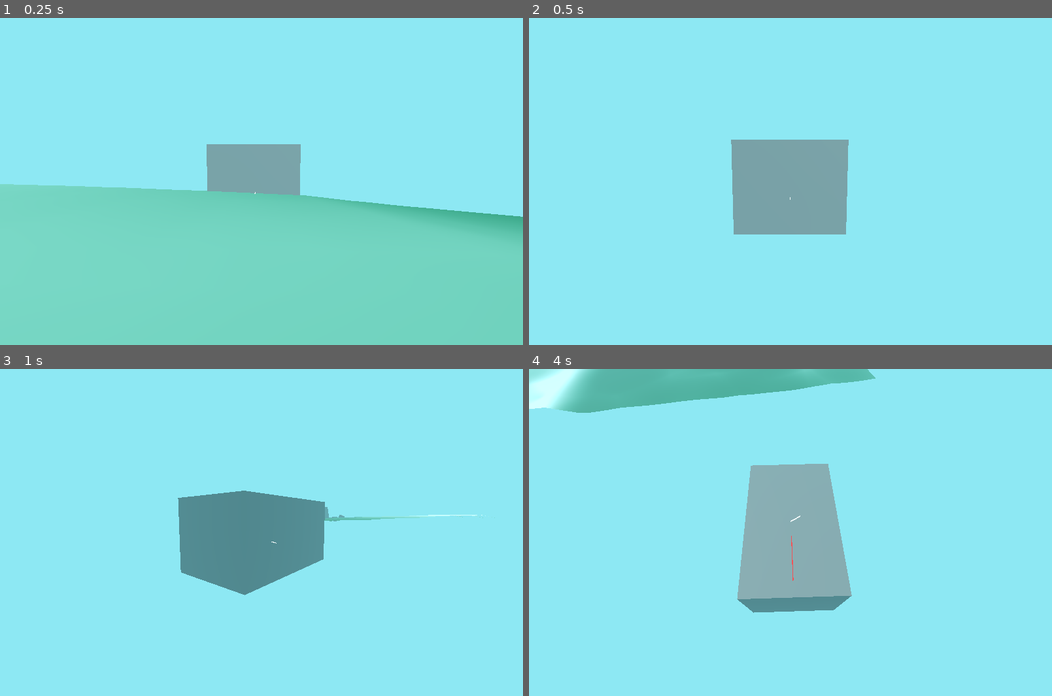
Above: before the commit, frames 1-4 (two rows, left to right).
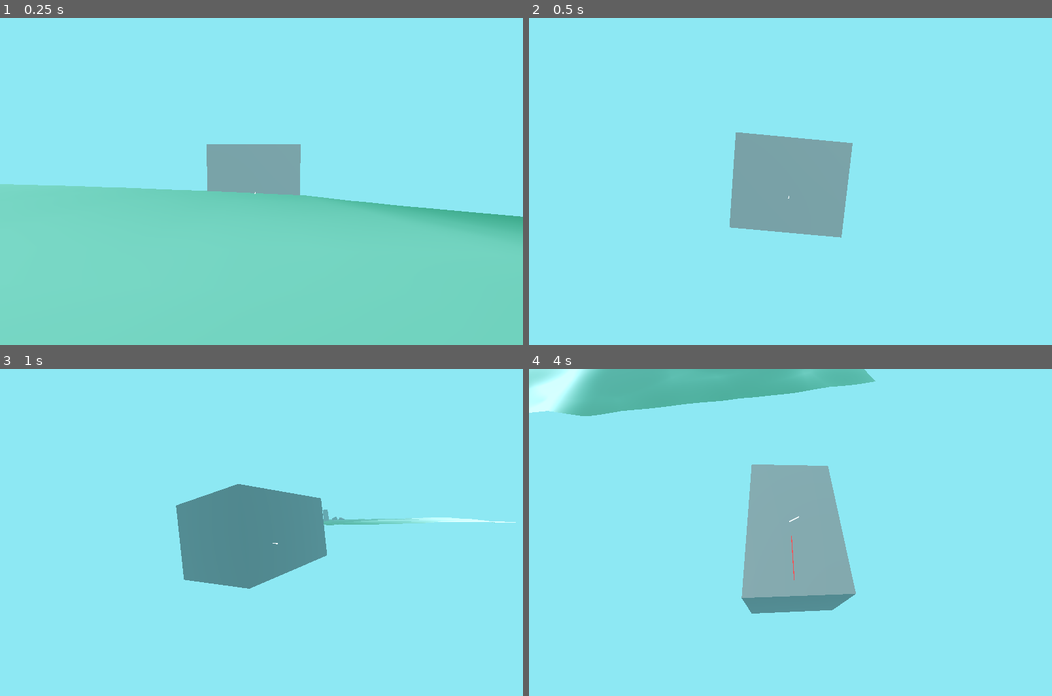
Above: after the commit, the same moments.

Repository: anthonyec/230904_godot_boat_game
Game: Godot game, scene res://main.tscn
Two runs of this game, one before a commit and one after it. Both use one fixed random seed, a clock stepped at 60 frames per second and the inputs below.
Inputs (mouse positions are in pixels of both pictures, inside the frame that each line leads up to):
- Up to frame 1 (0.25 s): no input
- Up to frame 2 (0.5 s): no input
- Up to frame 3 (1 s): move the mouse to (376, 516) at 0.52 s; hold Right (ui_right) from 0.53 s (still down)
- Up to frame 4 (4 s): move the mouse to (685, 548) at 1.27 s; release Right (ui_right) at 1.28 s; hold Left (ui_left) 1.28-2.03 s; move the mouse to (842, 460) at 2.02 s; hold Right (ui_right) 2.03-2.78 s; move the mouse to (764, 597) at 2.77 s; hold Up (ui_up) 2.78-3.53 s; move the mouse to (947, 581) at 3.52 s; hold Left (ui_left) from 3.53 s (still down)

Frame 1 is identical in both runs. In frame 2, 0.6% of the frame differs, in the area x 38-62%, y 35-68%; in frame 3, 1.3%; in frame 4, 1.5%, in the area x 0-67%, y 0-75%.

Commit message:
Yay sample ocean height

Diff:
--- a/buoyancy.gd
+++ b/buoyancy.gd
@@ -1,6 +1,7 @@
 class_name BuoyantBody
 extends RigidBody3D
 
+@export var enabled: bool = true
 @export var float_force: float = 5
 
 @onready var water: Ocean = get_node("/root/Main/Ocean") as Ocean
@@ -14,6 +15,10 @@
 var submerged_percent: float = 0
 var is_any_submerged: bool = false
 
+func _ready() -> void:
+	if not enabled:
+		freeze = true
+
 func get_probes() -> Array[Probe]:
 	var probes: Array[Probe] = []
 
@@ -23,6 +28,9 @@
 	return probes
 
 func _physics_process(delta: float) -> void:
+	if not enabled:
+		return
+
 	var probes = get_probes()
 	var submerged_count: int = 0
 
--- a/entities/ocean/ocean.gd
+++ b/entities/ocean/ocean.gd
@@ -2,10 +2,39 @@
 extends Node3D
 
 @onready var simulation: SubViewport = $Simulation
+@onready var plane: MeshInstance3D = $Plane
 
-func get_height(position: Vector3) -> float:
-#	var texture = simulation.get_texture()
-#	var image = texture.get_image() # TOO SLOW
+var plane_width: float = 50
+var plane_height: float = 50
 
-#	return image.get_pixel(10, 10).r
-	return 0
+var last_call_time: int = 0
+var image: Image
+var image_size: Vector2
+
+func _process(delta: float) -> void:
+	var now = Time.get_ticks_msec()
+	var difference = now - last_call_time
+
+	if difference > 250:
+		image = simulation.get_texture().get_image()
+		image_size = Vector2(float(image.get_width()), float(image.get_height()))
+		last_call_time = Time.get_ticks_msec()
+
+func get_height(at_position: Vector3) -> float:
+	if not image:
+		return 0
+
+	var position_on_plane: Vector2 = Vector2(
+		fmod(at_position.x + plane_width / 2, plane_width),
+		fmod(at_position.z + plane_width / 2, plane_height)
+	).abs()
+
+	var percent_on_plane = Vector2(
+		position_on_plane.x / plane_width,
+		position_on_plane.y / plane_height,
+	)
+
+	return image.get_pixel(
+		percent_on_plane.x * image_size.x,
+		percent_on_plane.x * image_size.y
+	).r
--- a/main.tscn
+++ b/main.tscn
@@ -547,3 +547,24 @@
 [node name="MeshInstance3D" type="MeshInstance3D" parent="RigidBody3D4"]
 transform = Transform3D(1, -4.26393e-08, -1.15576e-09, 9.04024e-09, 3.12902, -3.79113e-08, -7.38375e-09, 2.58509e-07, 1, 2.98023e-08, -1.1485, 1.19209e-07)
 mesh = SubResource("BoxMesh_55eei")
+
+[node name="RigidBody3D5" type="RigidBody3D" parent="."]
+transform = Transform3D(1, 0, 0, 0, 1, 0, 0, 0, 1, 11.5334, 0, -0.298489)
+mass = 10.0
+center_of_mass_mode = 1
+script = ExtResource("1_axg7x")
+
+[node name="BuoyancyProbe" type="Node3D" parent="RigidBody3D5"]
+transform = Transform3D(1, -7.21643e-09, -2.29754e-10, 4.979e-09, 1, -1.75597e-08, -2.97036e-09, 2.66215e-08, 1, 0, 0, 0)
+script = ExtResource("2_ukv4q")
+
+[node name="MeshInstance3D" type="MeshInstance3D" parent="RigidBody3D5/BuoyancyProbe"]
+mesh = SubResource("SphereMesh_hylnw")
+surface_material_override/0 = SubResource("StandardMaterial3D_skvv8")
+
+[node name="CollisionShape3D" type="CollisionShape3D" parent="RigidBody3D5"]
+shape = SubResource("BoxShape3D_lohbm")
+
+[node name="MeshInstance3D" type="MeshInstance3D" parent="RigidBody3D5"]
+transform = Transform3D(1, -4.26393e-08, -1.15576e-09, 9.04024e-09, 3.12902, -3.79113e-08, -7.38375e-09, 2.58509e-07, 1, 2.98023e-08, -1.1485, 1.19209e-07)
+mesh = SubResource("BoxMesh_55eei")
